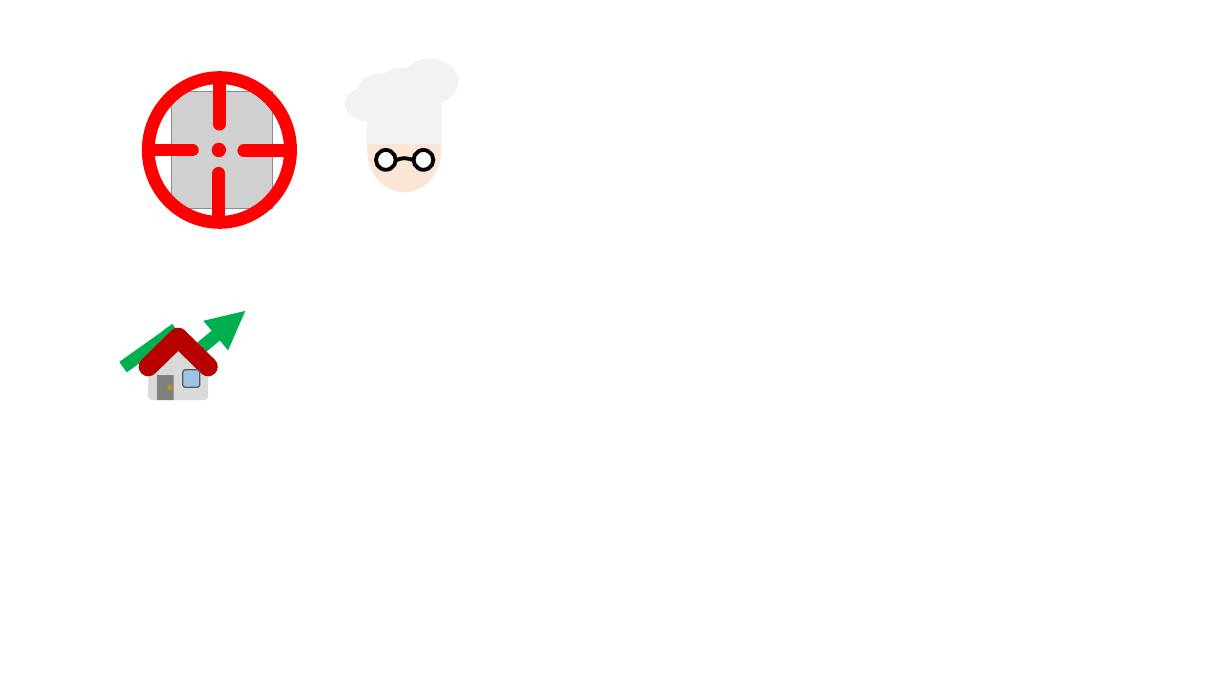
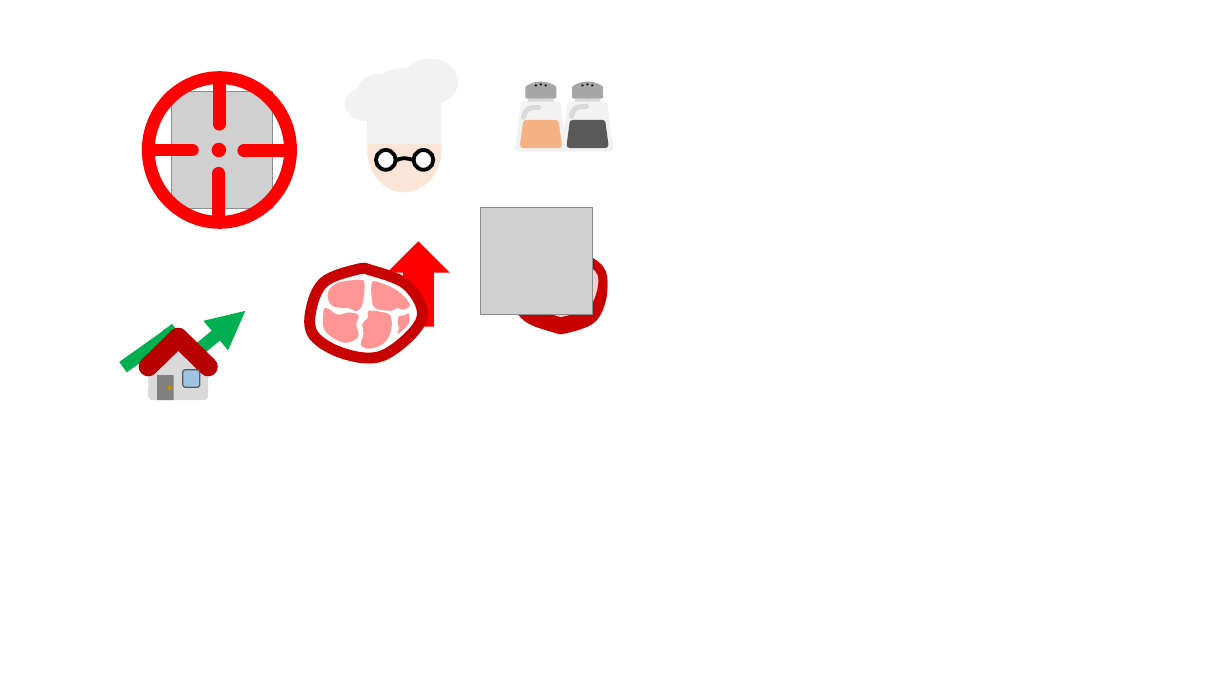
Before and after one commit to SNUGDC/CatDefense, a slide deck: slide 5 of UI Design.pptx. Drawn at 1232x693 pixels with LibreOffice and Linux fonts; fonts in the diff are those of the drawing; grey boxes stand for pictures. Boxes give left, top, right and bottom in pixels: in the first picture for what was removed or moved away, otherwise in the second. Text is boxed around its words. In the diff, an @@ line names an element or a change of style, - is before the commit and + after.

```diff
--- a/UI Design.pptx
+++ b/UI Design.pptx
@@ group added at box(518, 81, 610, 148): 6 ellipses, 4 rounded rectangles, 4 trapezoids, 2 pie slice (boxed as its full ellipse)s, 2 freeform shapes @@
@@ group added at box(481, 208, 603, 329): 13 freeform shapes, 1 picture @@
@@ group added at box(310, 241, 449, 358): 6 freeform shapes, 1 down arrow @@
```
Also in this commit, not shown: 1 other slide changed, 1 slide added, 1 slide removed, 3 other files.
